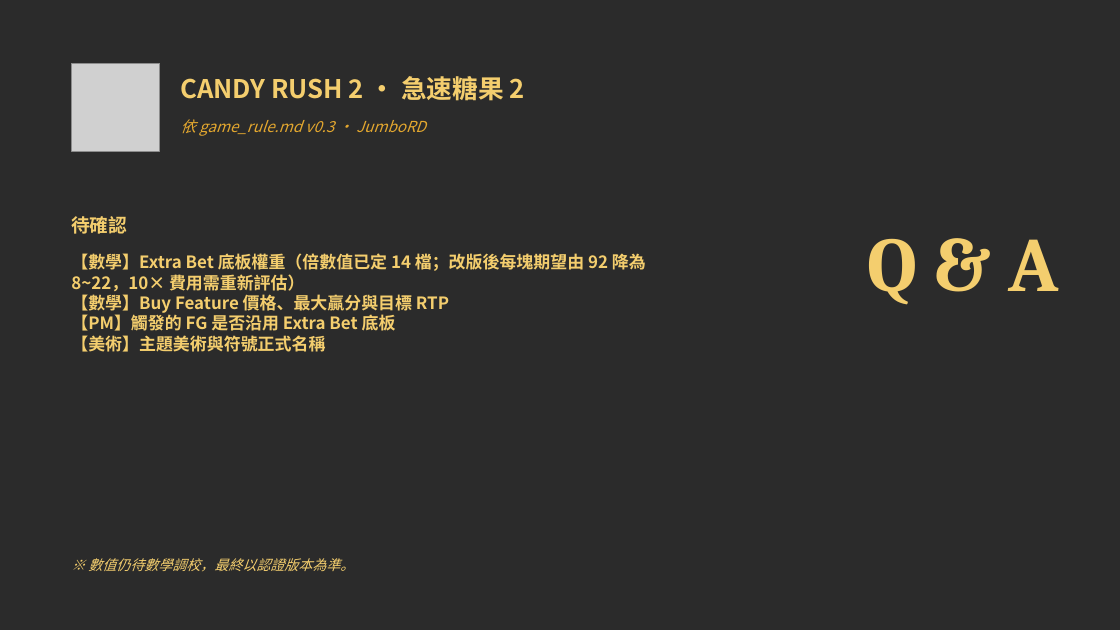
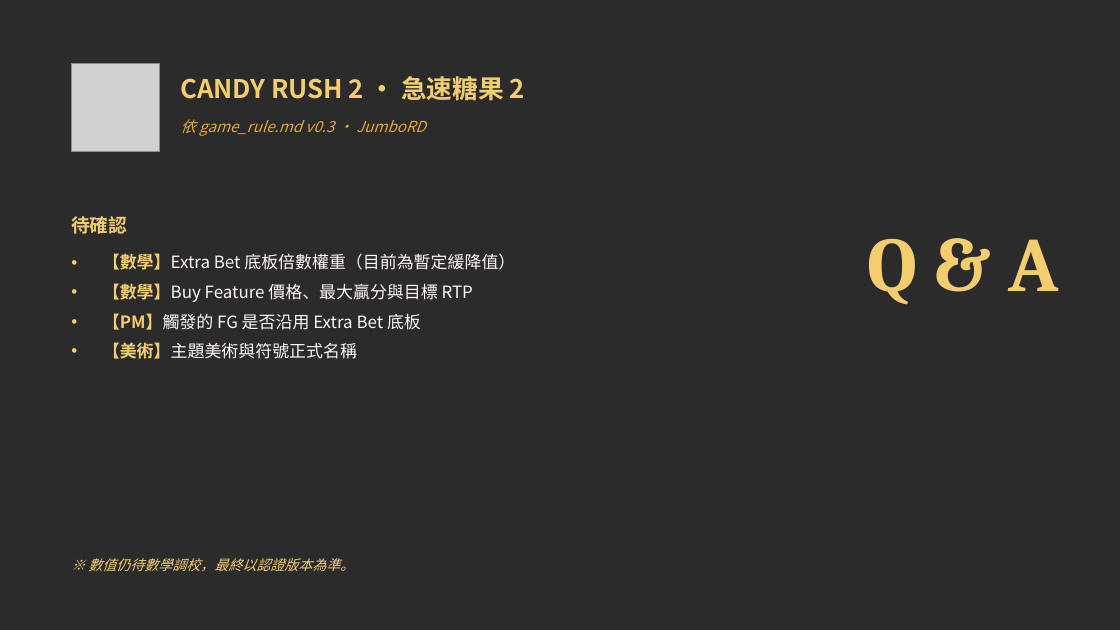
Before and after one commit to rhino-boss/Jumbo, a slide deck: slide 16 of Slots/遊戲發想/急速糖果 2/提案/CANDY_RUSH_2_提案說明_v14.pptx. Drawn at 1120x630 pixels with LibreOffice and Linux fonts; fonts in the diff are those of the drawing; grey boxes stand for pictures; background and template pictures are left out; a plain dark background stands for a picture behind light text. Boxes give left, top, right and bottom in pixels: in the first picture for what was removed or moved away, otherwise in the second. Text is boxed around its words. In the diff, an @@ line names an element or a change of style, - is before the commit and + after.

```diff
--- a/Slots/遊戲發想/急速糖果 2/提案/CANDY_RUSH_2_提案說明_v14.pptx
+++ b/Slots/遊戲發想/急速糖果 2/提案/CANDY_RUSH_2_提案說明_v14.pptx
@@ text at bbox=[103, 253, 515, 359]: text changed; text colour #F4CE6E to #FFF4F8; bold off @@
-• 【數學】Extra Bet 底板權重（倍數值已定 14 檔；改版後每塊期望由 92 降為 8~22，10× 費用需重新評估）
-  【數學】Buy Feature 價格、最大贏分與目標 RTP
-  【PM】觸發的 FG 是否沿用 Extra Bet 底板
-  【美術】主題美術與符號正式名稱
+• 【數學】Extra Bet 底板倍數權重（目前為暫定緩降值）
+• 【數學】Buy Feature 價格、最大贏分與目標 RTP
+• 【PM】觸發的 FG 是否沿用 Extra Bet 底板
+• 【美術】主題美術與符號正式名稱
```
Also in this commit, not shown: 10 other slides changed, 7 other files.
